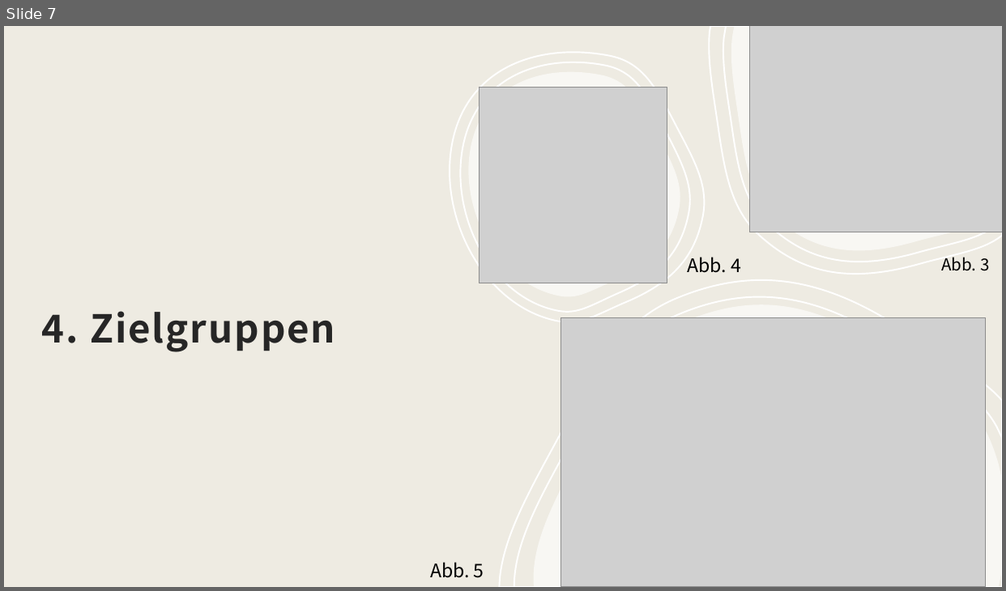
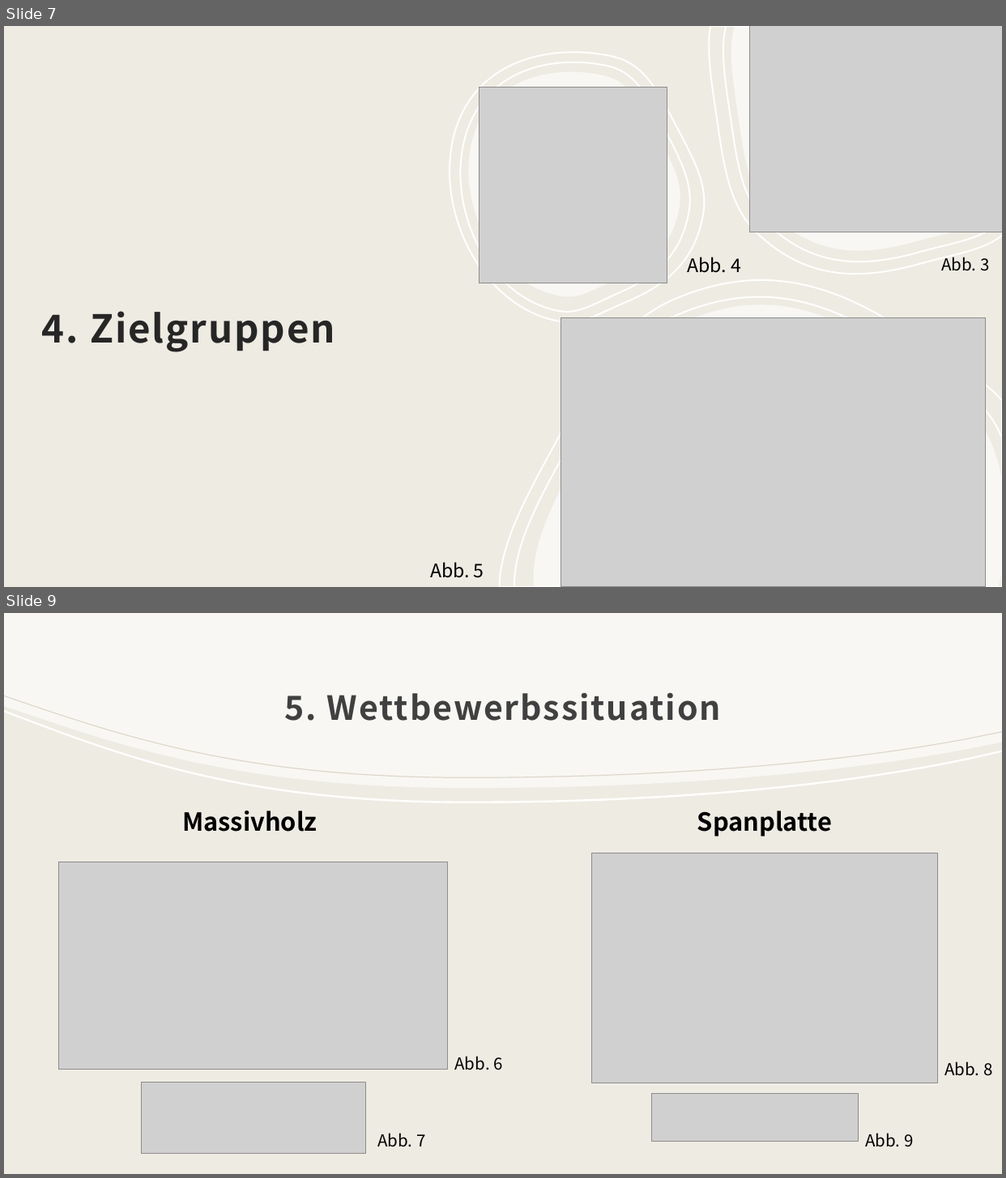
Before and after one commit to therealossi/Marketing, a slide deck: Teil2/Teil2.pptx. Shown one above the other, each under a label of ours: slide 7 before the commit, slides 7 and 9 after it; the slides between them are not shown. The pictures are 1006x591 and 1006x1178 pixels, drawn with LibreOffice and Linux fonts; fonts in the diff are those of the drawing; grey boxes stand for pictures. Boxes give left, top, right and bottom in pixels: in the first picture for what was removed or moved away, otherwise in the second. Text is boxed around its words. In the diff, an @@ line names an element or a change of style, - is before the commit and + after.

```diff
--- a/Teil2/Teil2.pptx
+++ b/Teil2/Teil2.pptx
@@ slide 9 added at (4,613,1002,1174), background #EEEBE2; not listed: 4 template elements that a slide beside it also shows @@
@@ rectangle added at (4,613,1002,1174), fill #EEEBE2 @@
@@ freeform shape added at (4,613,1002,788), fill #FFFFFF at 60% opacity @@
@@ freeform shape added at (4,696,1002,778), fill #DDD7C5 @@
@@ text added at (284,692,721,721), 32 pt, text #404040, bold @@
+5. Wettbewerbssituation
@@ freeform shape added at (4,710,1002,803), fill #FFFFFF @@
@@ text added at (182,811,317,832), 24 pt, text #000000, bold @@
+Massivholz
@@ text added at (697,811,832,837), 24 pt, text #000000, bold @@
+Spanplatte
@@ picture added at (592,854,938,1083) @@
@@ picture added at (58,862,448,1069) @@
@@ text added at (455,1056,502,1071), 16 pt, text #000000 @@
+Abb. 6
@@ text added at (944,1062,992,1076), 16 pt, text #000000 @@
+Abb. 8
@@ picture added at (141,1082,365,1154) @@
@@ picture added at (651,1094,859,1142) @@
@@ text added at (377,1133,425,1148), 16 pt, text #000000 @@
+Abb. 7
@@ text added at (865,1133,913,1148), 16 pt, text #000000 @@
+Abb. 9
```
Also in this commit, not shown: 3 slides changed, 1 other slide added, 1 slide removed, 7 other files.
